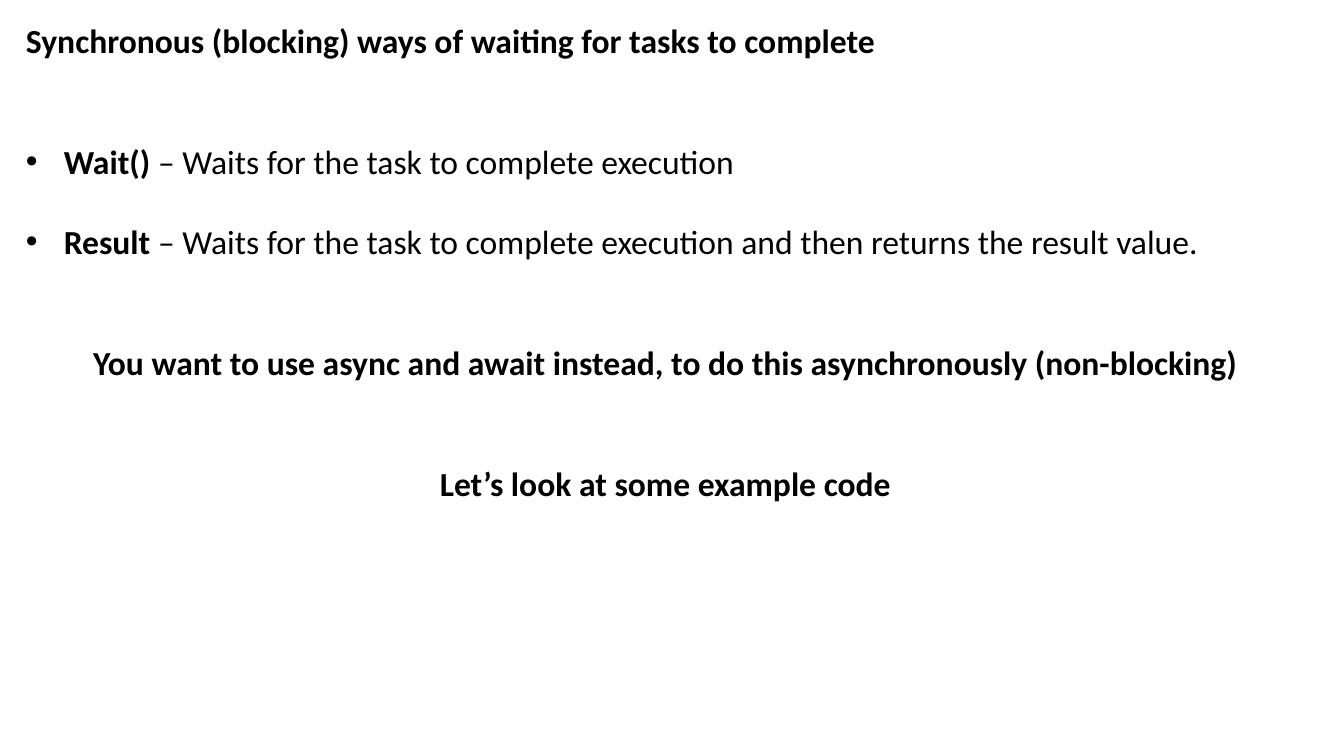
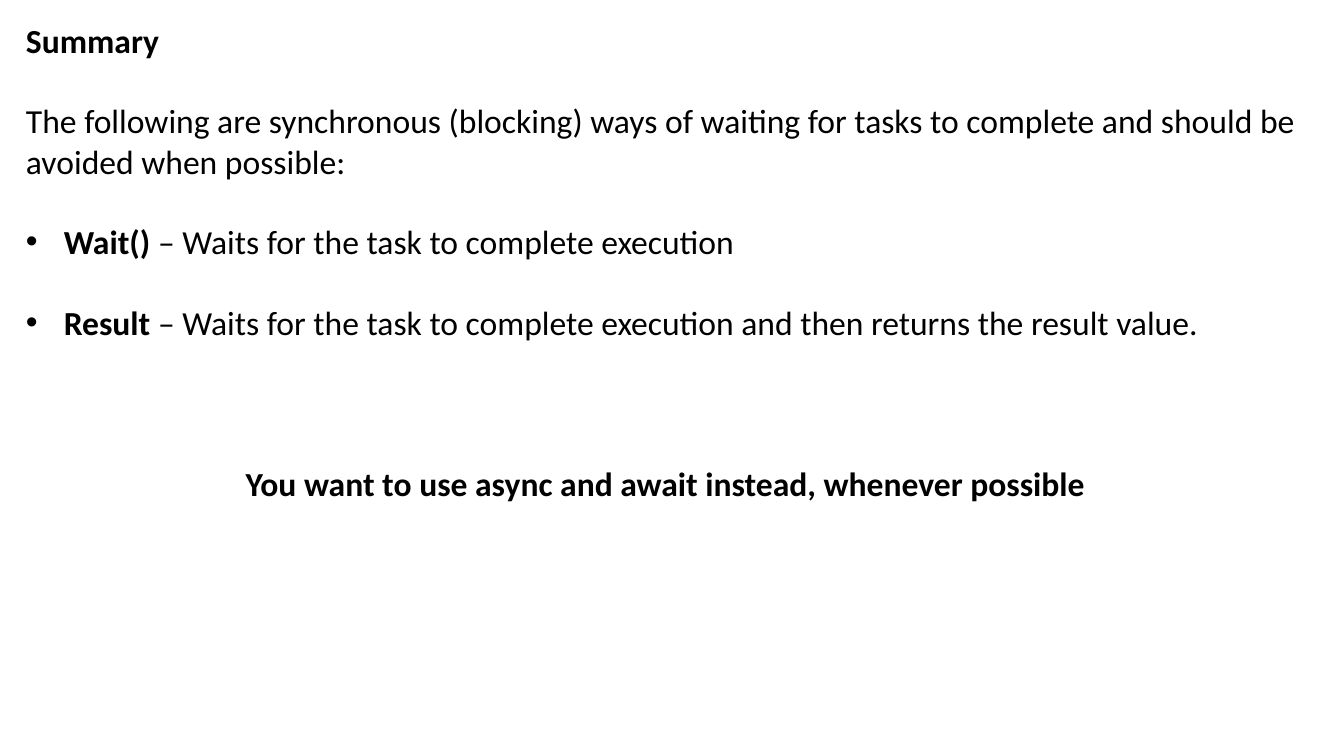
Before and after one commit to JoshKain/AsyncAwaitQuiz, a slide deck: slide 18 of Async and await presentation.pptx (slide 15 before the commit). Drawn at 1344x756 pixels with LibreOffice and Linux fonts; fonts in the diff are those of the drawing. Boxes give left, top, right and bottom in pixels: in the first picture for what was removed or moved away, otherwise in the second. Text is boxed around its words. In the diff, an @@ line names an element or a change of style, - is before the commit and + after.

```diff
--- a/Async and await presentation.pptx
+++ b/Async and await presentation.pptx
@@ text at (x1=26, y1=31, x2=1294, y2=180): text changed; bold off @@
-Synchronous (blocking) ways of waiting for tasks to complete
+Summary
+The following are synchronous (blocking) ways of waiting for tasks to complete and should be avoided when possible:
@@ text at (x1=246, y1=472, x2=1084, y2=502): text changed @@
-You want to use async and await instead, to do this asynchronously (non-blocking)
-Let’s look at some example code
+You want to use async and await instead, whenever possible
```
Also in this commit, not shown: 4 other slides changed, 1 slide added, 1 other file.
